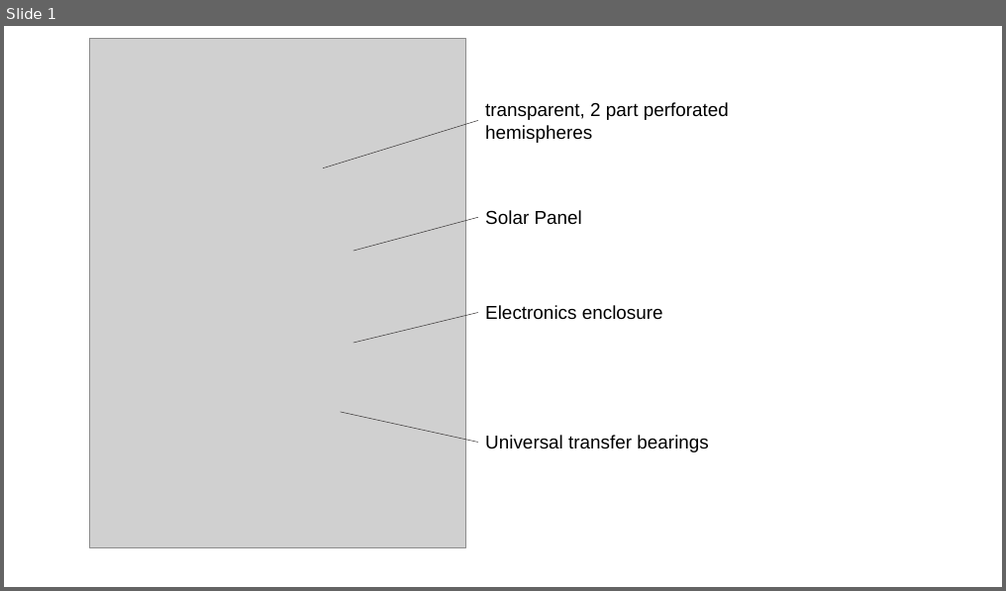
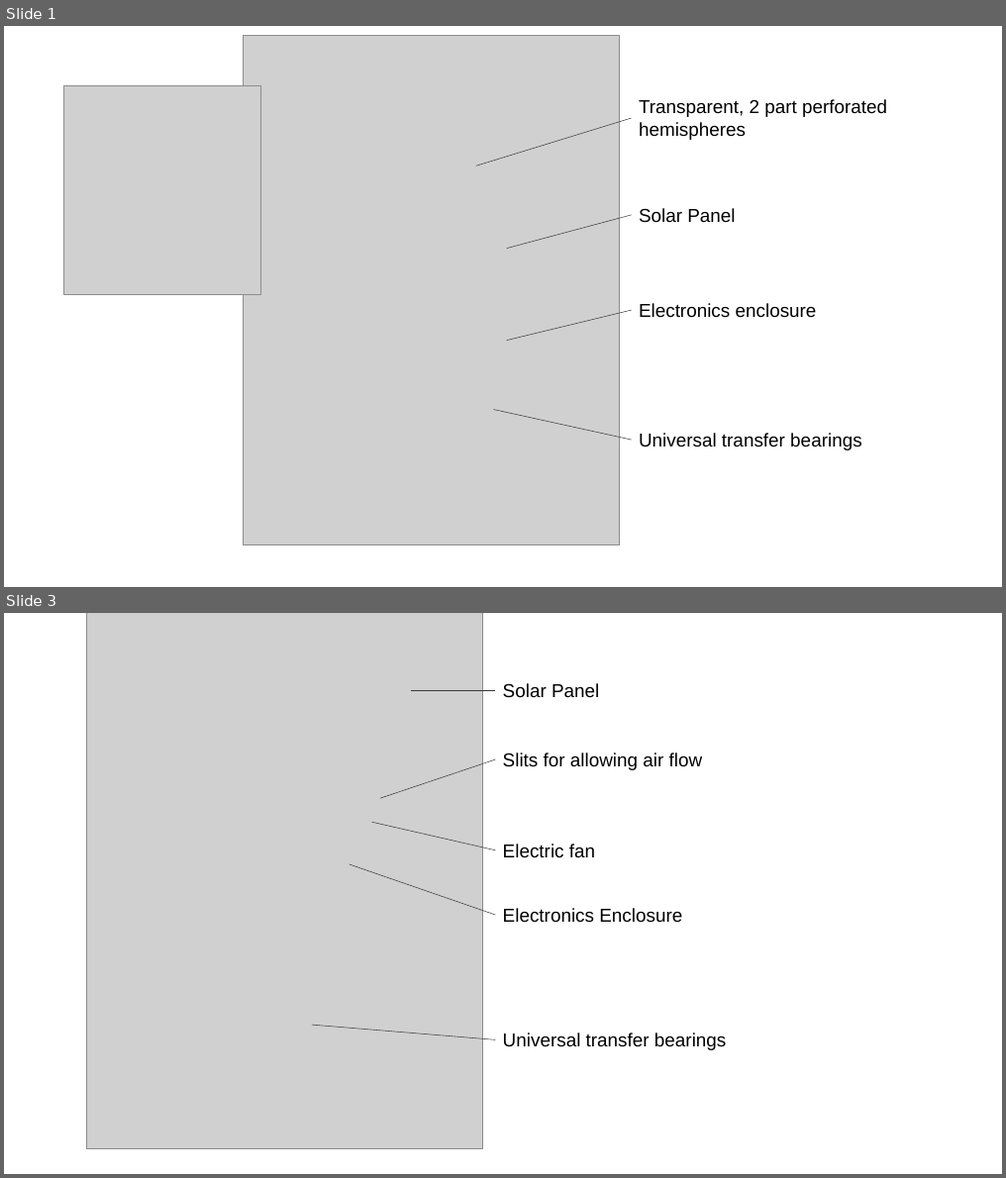
Before and after one commit to mjribeiro/AI-Challenge-2020, a slide deck: Written Report/Engineering_hardware/Engineering_hardware_Figures/engineering_figures_ppt.pptx. Shown one above the other, each under a label of ours: slide 1 before the commit, slides 1 and 3 after it; the slides between them are not shown. The pictures are 1006x591 and 1006x1178 pixels, drawn with LibreOffice and Linux fonts; fonts in the diff are those of the drawing; grey boxes stand for pictures. Boxes give left, top, right and bottom in pixels: in the first picture for what was removed or moved away, otherwise in the second. Text is boxed around its words. In the diff, an @@ line names an element or a change of style, - is before the commit and + after.

```diff
--- a/Written Report/Engineering_hardware/Engineering_hardware_Figures/engineering_figures_ppt.pptx
+++ b/Written Report/Engineering_hardware/Engineering_hardware_Figures/engineering_figures_ppt.pptx
@@ slide 3 added at (x1=4, y1=613, x2=1002, y2=1174), background #FFFFFF @@
@@ picture added at (x1=86, y1=613, x2=482, y2=1150) @@
@@ line added from (411, 691) to (496, 691), #3B3838 0.5 pt @@
@@ text added at (x1=503, y1=683, x2=599, y2=698), 18 pt, text #000000 @@
+Solar Panel
@@ line added from (380, 799) to (496, 760), #3B3838 0.5 pt @@
@@ text added at (x1=503, y1=753, x2=703, y2=770), 18 pt, text #000000 @@
+Slits for allowing air flow
@@ line added from (372, 822) to (496, 851), #3B3838 0.5 pt @@
@@ text added at (x1=503, y1=844, x2=595, y2=859), 18 pt, text #000000 @@
+Electric fan
@@ line added from (350, 864) to (496, 915), #3B3838 0.5 pt @@
@@ text added at (x1=503, y1=908, x2=682, y2=923), 18 pt, text #000000 @@
+Electronics Enclosure
@@ line added from (312, 1025) to (496, 1041), #3B3838 0.5 pt @@
@@ text added at (x1=503, y1=1033, x2=726, y2=1051), 18 pt, text #000000 @@
+Universal transfer bearings
@@ slide 1 changed as well @@
@@ picture added at (x1=63, y1=86, x2=261, y2=295) @@
@@ text at (x1=639, y1=99, x2=887, y2=140): text changed @@
-transparent, 2 part perforated hemispheres
+Transparent, 2 part perforated hemispheres
@@ 2 lines, 1 picture, 1 text moved together from (x1=90, y1=38, x2=582, y2=548) to (x1=244, y1=35, x2=735, y2=545) @@
@@ 2 texts, 2 lines moved together from (x1=323, y1=120, x2=708, y2=453) to (x1=476, y1=118, x2=861, y2=451) @@
```
Also in this commit, not shown: 2 other slides added, 1 slide removed, 19 other files.
